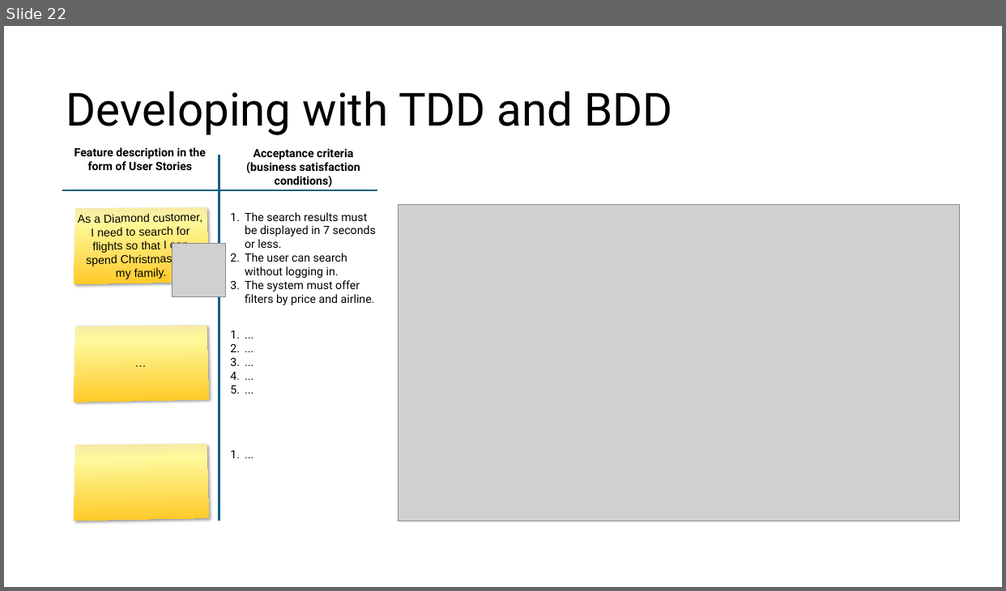
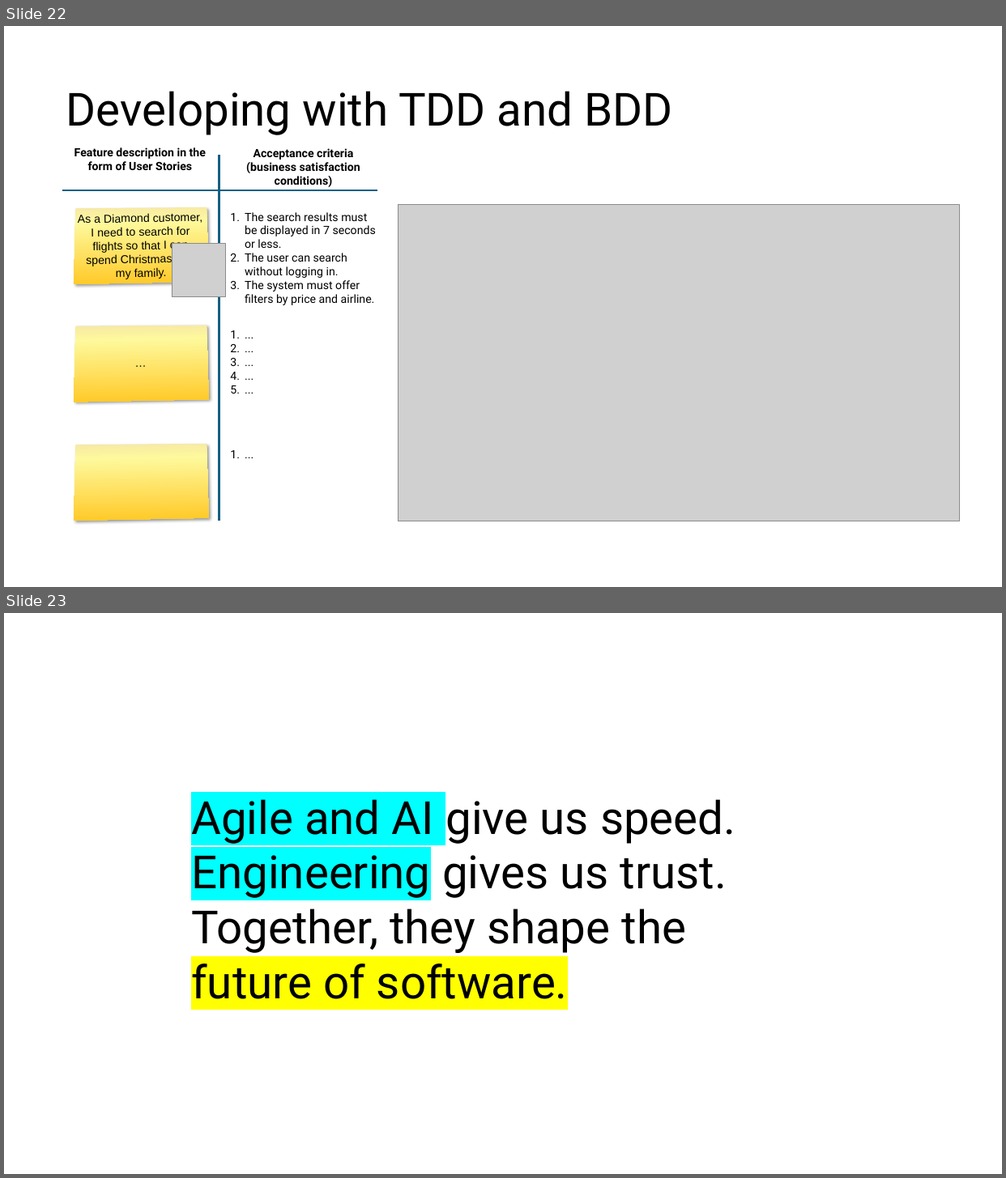
Before and after one commit to HeitorRoriz/NodeJS-Workshop, a slide deck: learning_material/Agile Software Engineering.pptx. Shown one above the other, each under a label of ours: slide 22 before the commit, slides 22 and 23 after it. The pictures are 1006x591 and 1006x1178 pixels, drawn with LibreOffice and Linux fonts; fonts in the diff are those of the drawing; grey boxes stand for pictures. Boxes give left, top, right and bottom in pixels: in the first picture for what was removed or moved away, otherwise in the second. Text is boxed around its words. In the diff, an @@ line names an element or a change of style, - is before the commit and + after.

Commit message:
Update Agile Software Engineering presentation file

```diff
--- a/learning_material/Agile Software Engineering.pptx
+++ b/learning_material/Agile Software Engineering.pptx
@@ slide 23 added at <box>4,613,1002,1174</box>, background #FFFFFF @@
@@ text added at <box>191,799,735,999</box>, 44 pt, text #000000 @@
+Agile and AI give us speed. Engineering gives us trust. Together, they shape the future of software.
```
